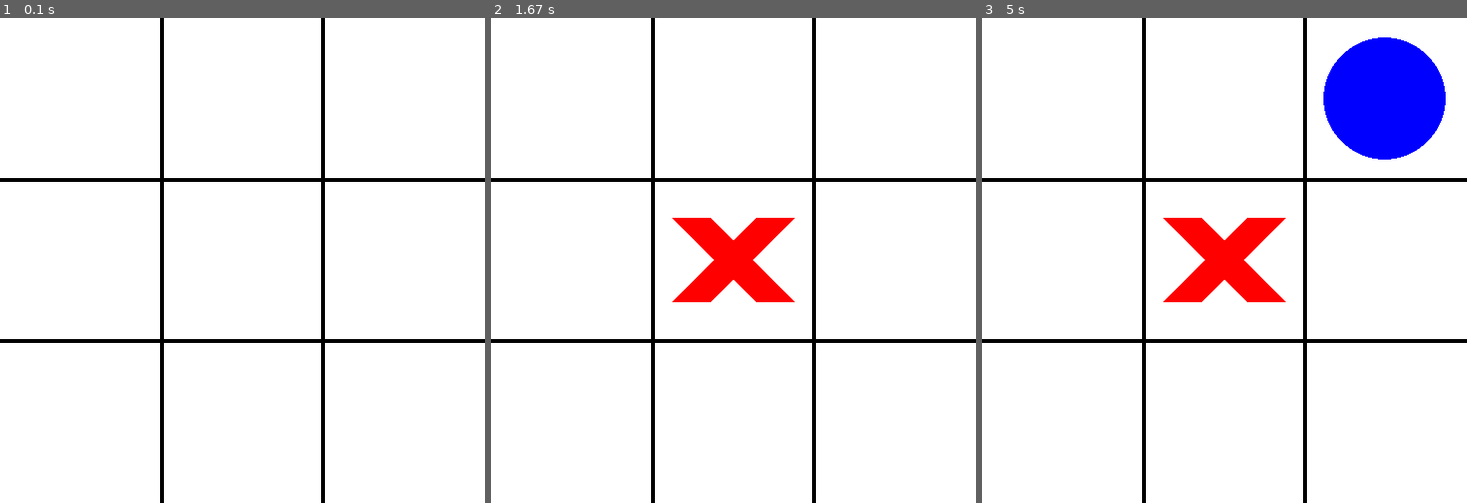
Above: before the commit, frames 1-3 (left to right).
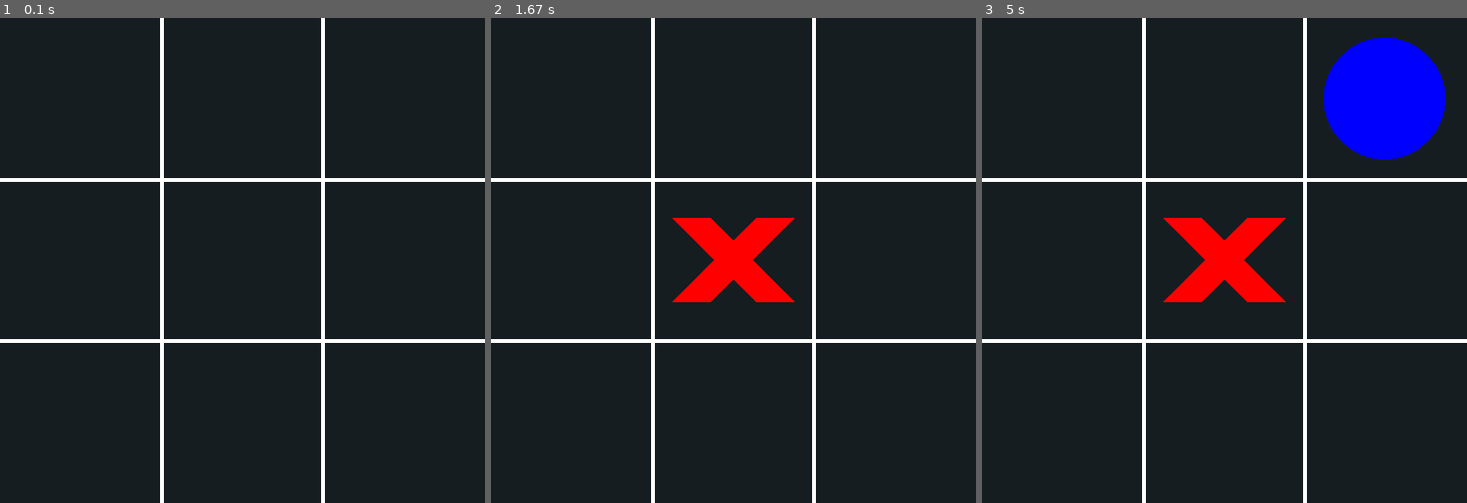
Above: after the commit, the same moments.

Repository: Magoninho/tic-tac-toe-pygame
Game: pygame game, started from main.py
Same seed, same stepped clock (60 frames per second), same inputs: the game is played once before the commit and once after it.
Inputs (mouse positions are in pixels of both pictures, inside the frame that each line leads up to):
- Up to frame 1 (0.1 s): no input
- Up to frame 2 (1.67 s): click (733, 260) at 0.38 s
- Up to frame 3 (5 s): click (1326, 173) at 4.72 s

The runs differ from the first frame. In frame 1, 100% of the frame differs, in the area x 0-100%, y 0-100%; in frame 2, 98%; in frame 3, 93%.

Commit message:
cool stuff

Diff:
--- a/colors.py
+++ b/colors.py
@@ -1,6 +1,6 @@
 colors = {
     "WHITE": [255, 255, 255],
-    "BLACK": [0, 0, 0],
+    "BLACK": [21, 29, 33],
     "RED": [255, 0, 0],
     "BLUE" : [0, 0, 255]
 
--- a/docs/ideas.txt
+++ b/docs/ideas.txt
@@ -28,3 +28,12 @@
 
 
 fazer uma versao que o computador joge sozinho kkkkk ia ser louco
+----
+
+pra fazer o esquema de checagem na outra diagonal, é preciso analisar a logica por trás:
+    - um index cresce e o outro diminui
+    - um começa do 0 e o outro começa com o length da variavel board. e assim ele vai diminuindo e o outro aumentando até que os valores deles coincidem (quando chega no meio do tabuleiro)
+    - fazer usando for loops separados, nao faz sentido ser junto
+mas isso ai ta uma pora ;-;
+
+até agora eu nao sei se eu faço esse txt em ingles ou portugues lolololol
--- a/main.py
+++ b/main.py
@@ -1,4 +1,5 @@
 import pygame
+import json
 import os
 from pygame.locals import *
 from colors import *
@@ -6,6 +7,11 @@
 # some constants
 SCREEN_SIZE = (500, 500)
 TITLE = "Tic Tac Toe"
+
+pygame.font.init()
+
+with open('./settings.json') as f:
+    settings = json.load(f)
 
 # Player class
 
@@ -28,6 +34,8 @@
             self.current_player = 0
 
 # The board class
+
+
 class Board:
     def __init__(self, screen, player_class, cols_and_rows):
         # the surface where the board will be drawned (the screen)
@@ -46,29 +54,36 @@
     # The function that will determine who is the winner
     def check_winner(self, player):
 
-        # Vertical
+        # Conditions
+        """
+        Here comes a lot of conditions in diferent arrays
+        and if all of one of them are True, then print the winner
+        """
         for col in range(len(self.board)):
-            """
-            Here comes a lot of conditions in diferent arrays
-            and if all of one of them are True, then print the winner
-            """
+
             conditions_vertical = [self.board[row][col] ==
                                    player for row in range(len(self.board))]  # this is for the verticals
             conditions_horizontal = [self.board[col][row] ==
                                      player for row in range(len(self.board))]  # this is for the horizontals
             conditions_diagonal_1 = [self.board[row][row] ==
                                      player for row in range(len(self.board))]  # this is for the first diagonal
-            conditions_diagonal_2 = [self.board[col][col] ==
-                                     player for col in range(len(self.board))]  # this is for the second diagonal
+            # conditions_diagonal_2 = [self.board[col][row] ==
+            #                          player for row in range(len(self.board) - 1, -1, -1)]  # this is for the second diagonal
+            conditions_diagonal_2 = [self.board[0][2] == player]
+
+            # TODO: tentar fazer a condição de diagonal direito, agora eu nao sei fazer por enquanto
+
 
             # This will check if all of the conditions in one of the arrays are true using the built-in python all() function
             if all(conditions_vertical) or all(conditions_horizontal) or all(conditions_diagonal_1) or all(conditions_diagonal_2):
+                print(conditions_diagonal_2)
                 print(
                     f"o jogador {player} ganhou o jooj!!!\nParabéns {player}, você é muito brabo", end="")
 
     # The function that draws the board
     def draw_board(self):
         self.line_thicness = 4
+        self.line_color = colors['WHITE'] if settings['dark_theme'] == True else colors['BLACK']
         # this is the offset between the lines
         # calculated by the division of the width (x) and the height (y) of the screen and the length of the board
         self.x_off = SCREEN_SIZE[0] // len(self.board)
@@ -78,11 +93,11 @@
         # very smart calculations (nope)
         for i in range((len(self.board))-1):
             pygame.draw.line(
-                self.screen, colors['BLACK'], (0, (i + 1) * self.x_off), (SCREEN_SIZE[0], (i + 1) * self.y_off), self.line_thicness)
+                self.screen, self.line_color, (0, (i + 1) * self.x_off), (SCREEN_SIZE[0], (i + 1) * self.y_off), self.line_thicness)
 
             for j in range(len(self.board[i])-1):
                 pygame.draw.line(
-                    self.screen, colors['BLACK'], ((j + 1) * self.x_off, 0), ((j + 1) * self.y_off, SCREEN_SIZE[0]), self.line_thicness)
+                    self.screen, self.line_color, ((j + 1) * self.x_off, 0), ((j + 1) * self.y_off, SCREEN_SIZE[0]), self.line_thicness)
 
     # The function for playing the game
     def play(self, mouse_pos):
@@ -140,11 +155,14 @@
         self.fps = 60  # maximum frames per second
         self.Player = Player()  # the player class instanciated here
         # the board class instanciated here
-        self.Board = Board(self.screen, self.Player, cols_and_rows=3)
+        self.Board = Board(self.screen, self.Player, cols_and_rows=settings['grid_size'])
+        # sets the background color according to the theme
+        self.background_color = colors['BLACK'] if settings['dark_theme'] == True else colors['WHITE']
         # it fills the screen once, so we can draw a lot of things when we click
-        self.screen.fill(colors['WHITE'])
+        self.screen.fill(self.background_color)
 
     # the render method, where we render the stuff we need to render when the program starts
+
     def render(self):
         self.Board.draw_board()  # drawining the board
         pygame.display.update()  # updating the display
@@ -166,7 +184,7 @@
 
     # the method that contains the main while loop (the heart of the game)
     def main_loop(self):
-        self.clock.tick(self.fps) # limits the fps
+        self.clock.tick(self.fps)  # limits the fps
         while not self.done:
             self.event_loop()
             self.render()
--- /dev/null
+++ b/settings.json
@@ -0,0 +1,4 @@
+{
+    "grid_size": 3,
+    "dark_theme": true
+}
--- /dev/null
+++ b/teste.py
@@ -0,0 +1 @@
+array = ['', '', '']
Binary file added: 8-BIT.TTF
Not shown, changed: README.md
Not shown, changed: docs/todo.txt
